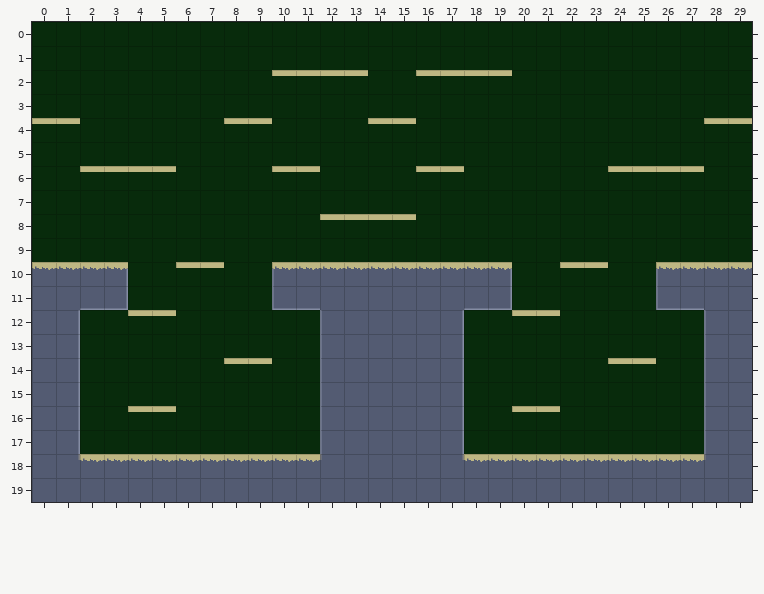
Tiled map (JSON): Resources/assets/level/comp2v2.json. Above: the version before the commit.
Cells are 32x32 px. Shown: x 0..29, y 0..19.
The same view after the edit:
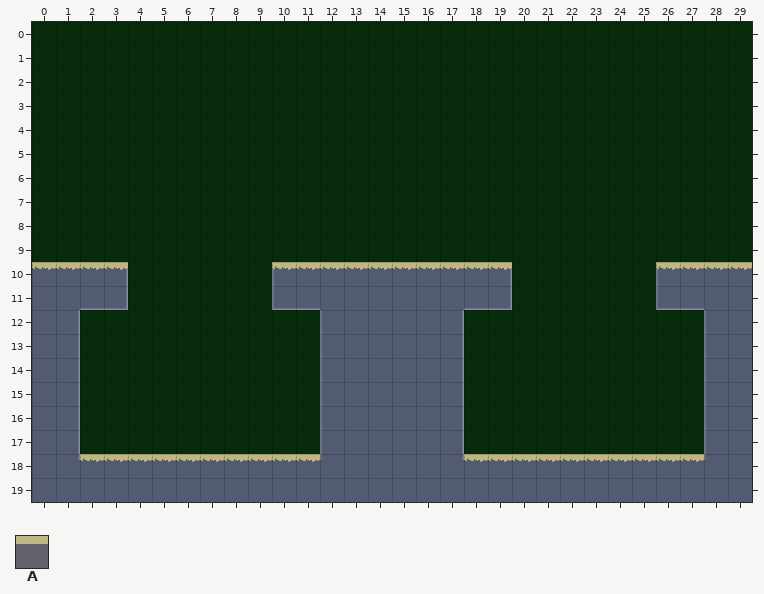
Key: from "platform": A 0.
_ is an empty cell.
Difference:
Layer "Platform" (removed):
y 2: x 10..13 AAAA -> ____; x 16..19 AAAA -> ____
y 4: x 0..1 AA -> __; x 8..9 AA -> __; x 14..15 AA -> __; x 28..29 AA -> __
y 6: x 2..5 AAAA -> ____; x 10..11 AA -> __; x 16..17 AA -> __; x 24..27 AAAA -> ____
y 8: x 12..15 AAAA -> ____
y 10: x 6..7 AA -> __; x 22..23 AA -> __
y 12: x 4..5 AA -> __; x 20..21 AA -> __
y 14: x 8..9 AA -> __; x 24..25 AA -> __
y 16: x 4..5 AA -> __; x 20..21 AA -> __
